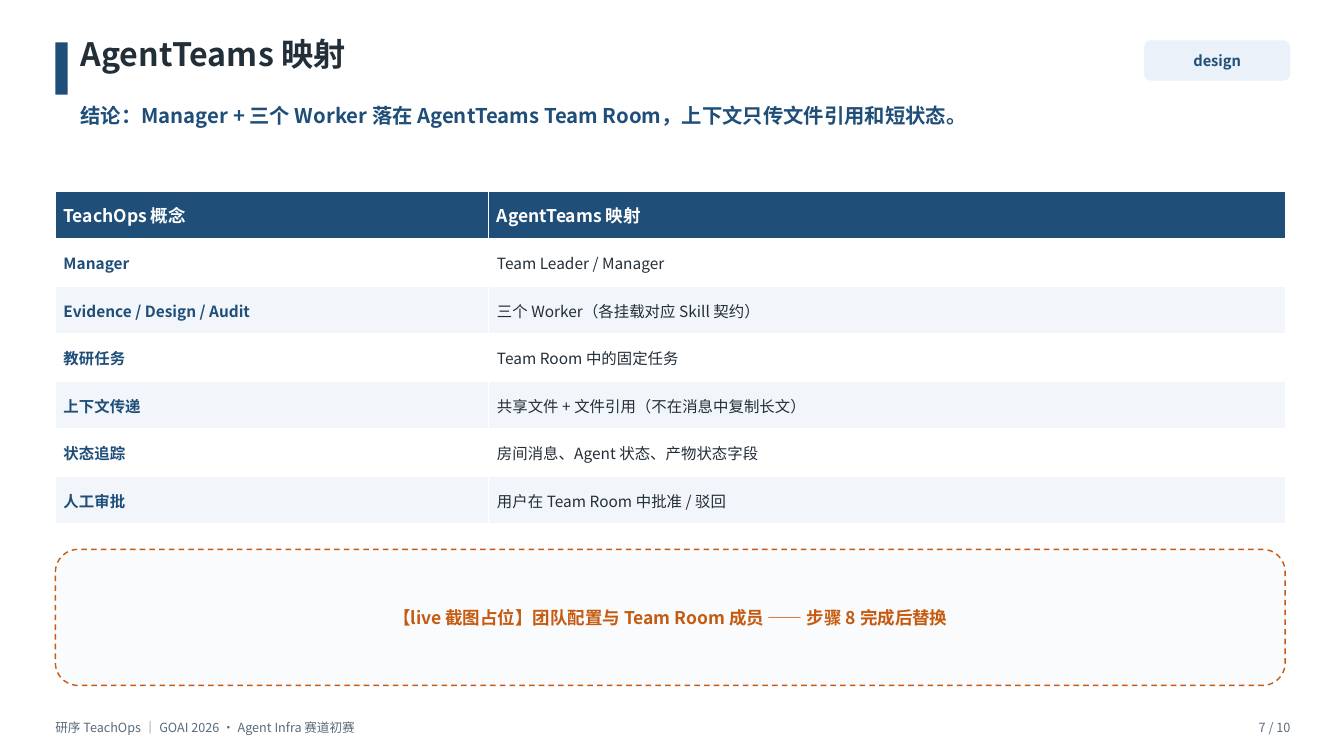
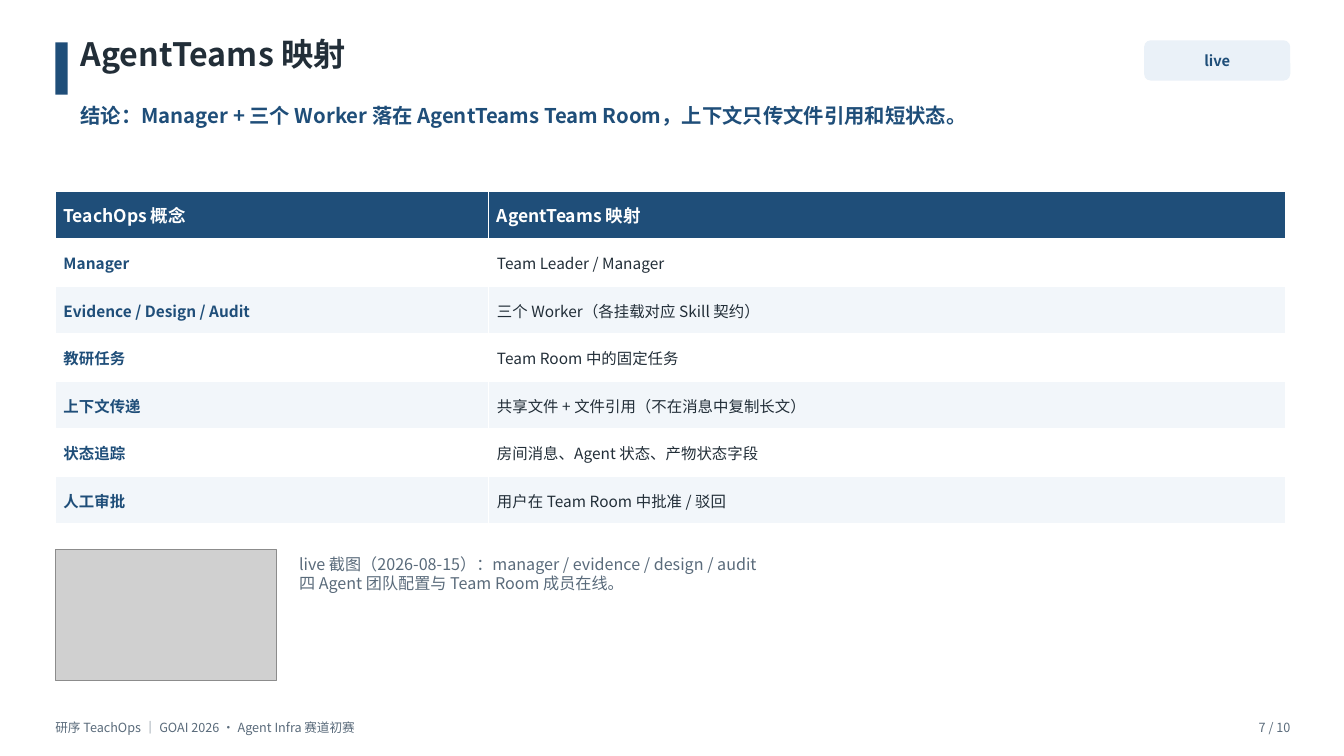
Before and after one commit to qrx-joe/TeachOps, a slide deck: slide 7 of submission/TeachOps_GOAI_初赛方案.pptx. Drawn at 1344x756 pixels with LibreOffice and Linux fonts; fonts in the diff are those of the drawing; grey boxes stand for pictures. Boxes give left, top, right and bottom in pixels: in the first picture for what was removed or moved away, otherwise in the second. Text is boxed around its words. In the diff, an @@ line names an element or a change of style, - is before the commit and + after.

Commit message:
feat: SUB-001 提交材料收口——PPT嵌入live截图并加python-pptx构建依赖
- make_ppt.py: P4/P7/P8 三处 live 截图占位替换为真实脱敏截图(live-05/04/09),页签改 live,P10 状态行同步
- 重新生成 PPTX(10页,含3张截图,约1.7MB)与 PDF(10页,384KB)
- 提交前检查清单同步:§1 实际数字、§2 占位已替换、§3 新增逐页目检待办
- pyproject.toml 新增 dev 依赖 python-pptx(uv run 可复现生成 PPT),技术基线注明构建依赖
- 验证:预检通过、18 测试通过、PPTX 文本敏感扫描 0 命中、截图字节级一致

```diff
--- a/submission/TeachOps_GOAI_初赛方案.pptx
+++ b/submission/TeachOps_GOAI_初赛方案.pptx
@@ text in rounded rectangle at [1204, 54, 1230, 66]: text changed @@
-design
+live
@@ rounded rectangle removed at [55, 549, 1286, 686] @@
-【live 截图占位】团队配置与 Team Room 成员 —— 步骤 8 完成后替换
@@ picture added at [55, 549, 277, 681] @@
@@ text added at [299, 556, 756, 593], 11.5 pt, text #5A6B7B @@
+live 截图（2026-08-15）：manager / evidence / design / audit
+四 Agent 团队配置与 Team Room 成员在线。
```
Also in this commit, not shown: 3 other slides changed, 7 other files.
